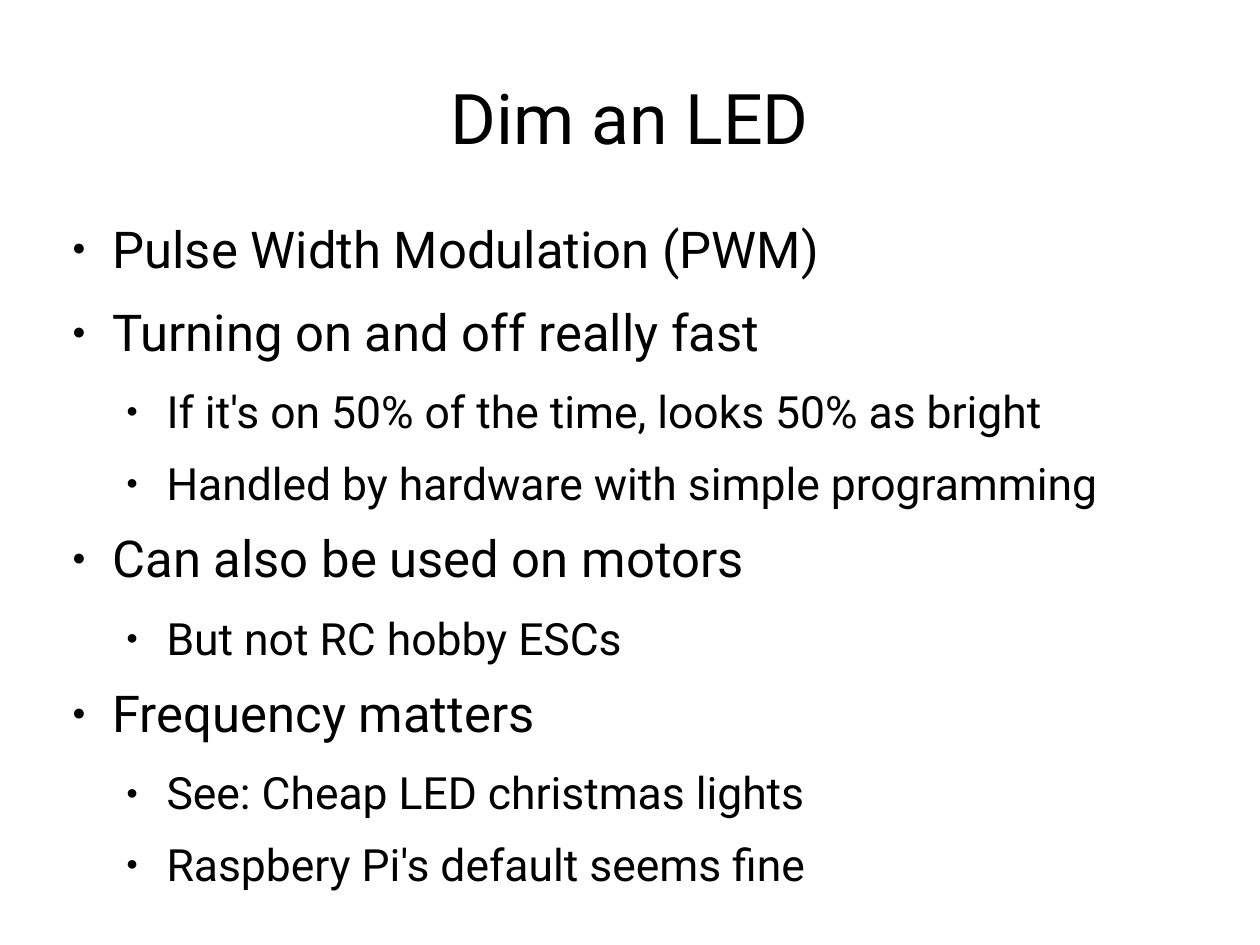
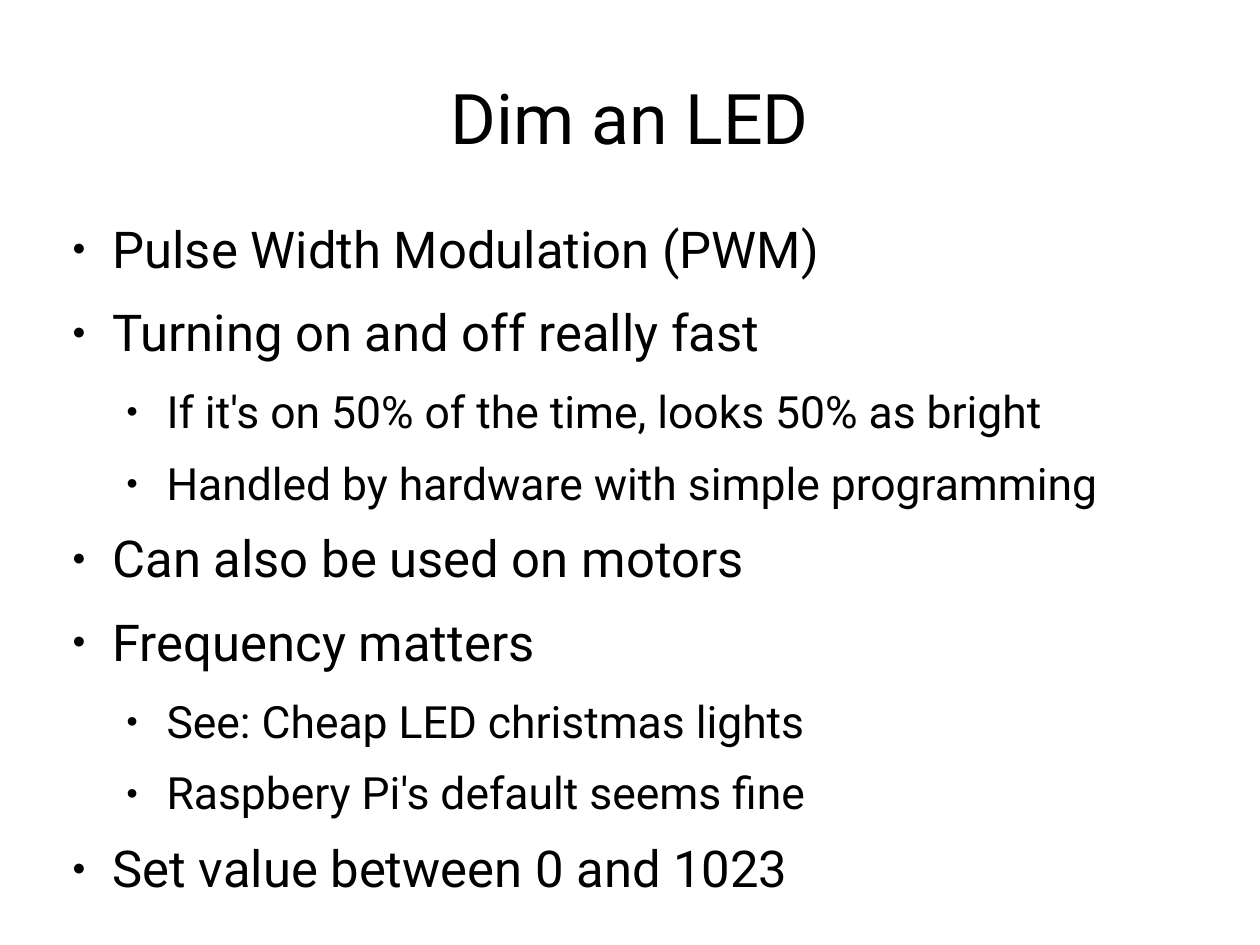
Before and after one commit to frezik/rpi_perl_presentation, a slide deck: slide 15 of raspberry_pi_perl.odp (slide 12 before the commit). Drawn at 1260x945 pixels with LibreOffice and Linux fonts; fonts in the diff are those of the drawing. Boxes give left, top, right and bottom in pixels: in the first picture for what was removed or moved away, otherwise in the second. Text is boxed around its words. In the diff, an @@ line names an element or a change of style, - is before the commit and + after.

```diff
--- a/raspberry_pi_perl.odp
+++ b/raspberry_pi_perl.odp
@@ text at <box>167,621,621,665</box>: paragraph removed @@
-  ● But not RC hobby ESCs
@@ text at <box>113,849,787,888</box>: paragraph added @@
+● Set value between 0 and 1023
```
Also in this commit, not shown: 8 other slides changed, 13 slides added, 6 slides removed, 1 other file.
